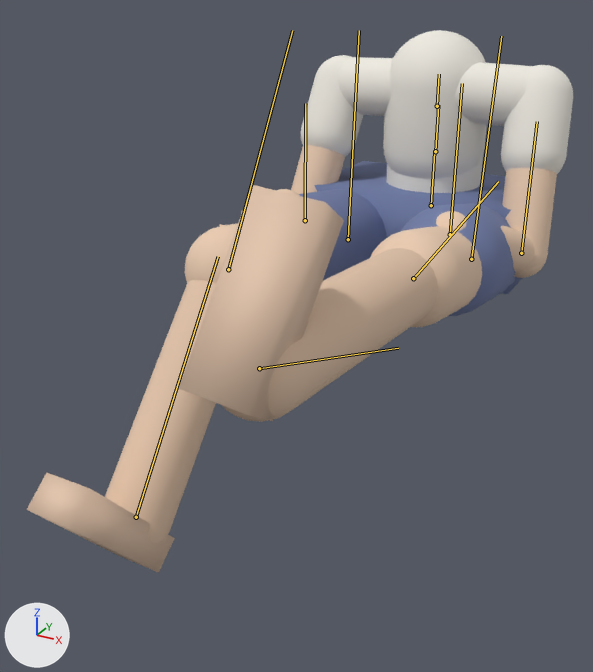
A saved change to the glTF model models/body.glb.
Before and after are seen from a 50 mm lens placed at (0.558, -1.42, 0.495), pointed at (-0.048, -0.32, -0.055). Lighting does not change. The marker at lower left points along +X, +Y and +Z. The picture after the commit comes second. Both versions are drawn at frame 134 of the action 'legs_rock'; the numbers are the values there. The bones that change, and the others that lie on the model, are drawn over the model as lines.

Objects in the first picture: 'body'.
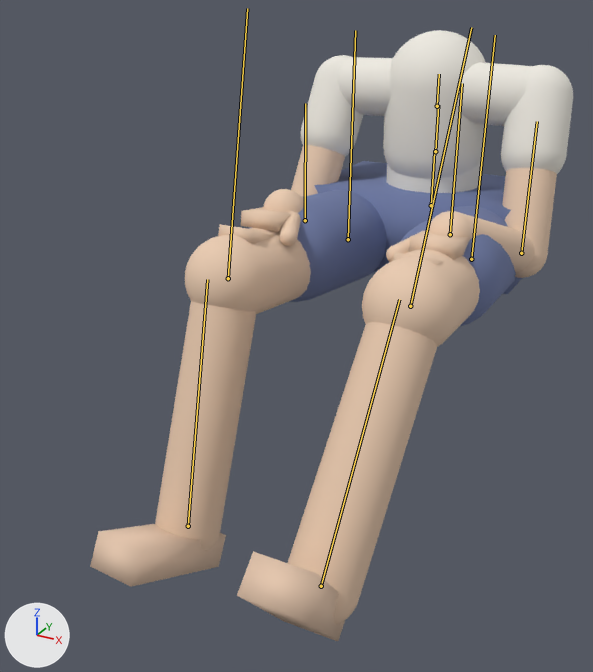
Edits to the scene script, one JSON object a line:
```json
{"block": "bone_thigh_l", "where": "bone_thigh_l = bpy.data.objects['body_rig'].pose.bones['thigh_l']  # child of 'root'"}
{"op": "set", "path": "bone_thigh_l.rotation_quaternion", "old": "(0.997, -0.077, 0.0, 0.0)", "new": "(1.0, -0.025, 0.0, 0.0)", "note": "degrees (-9, 0, 0) -> degrees (-3, 0, 0)"}
{"block": "bone_calf_l", "where": "bone_calf_l = bpy.data.objects['body_rig'].pose.bones['calf_l']  # child of 'thigh_l'"}
{"op": "set", "path": "bone_calf_l.rotation_quaternion", "old": "(0.803, -0.596, 0.0, 0.0)", "new": "(0.979, -0.203, 0.0, 0.0)", "note": "degrees (-73, 0, 0) -> degrees (-23, 0, 0)"}
{"block": "bone_foot_l", "where": "bone_foot_l = bpy.data.objects['body_rig'].pose.bones['foot_l']  # child of 'calf_l'"}
{"op": "set", "path": "bone_foot_l.rotation_quaternion", "old": "(0.973, -0.231, 0.0, 0.0)", "new": "(0.997, -0.075, 0.0, 0.0)", "note": "degrees (-27, 0, 0) -> degrees (-9, 0, 0)"}
{"block": "bone_thigh_r", "where": "bone_thigh_r = bpy.data.objects['body_rig'].pose.bones['thigh_r']  # child of 'root'"}
{"op": "set", "path": "bone_thigh_r.rotation_quaternion", "old": "(1.0, -0.029, 0.0, 0.0)", "new": "(1.0, -0.01, 0.0, 0.0)", "note": "degrees (-3, 0, 0) -> degrees (-1, 0, 0)"}
{"block": "bone_calf_r", "where": "bone_calf_r = bpy.data.objects['body_rig'].pose.bones['calf_r']  # child of 'thigh_r'"}
{"op": "set", "path": "bone_calf_r.rotation_quaternion", "old": "(0.97, -0.242, 0.0, 0.0)", "new": "(0.996, -0.084, 0.0, 0.0)", "note": "degrees (-28, 0, 0) -> degrees (-10, 0, 0)"}
{"block": "bone_foot_r", "where": "bone_foot_r = bpy.data.objects['body_rig'].pose.bones['foot_r']  # child of 'calf_r'"}
{"op": "set", "path": "bone_foot_r.rotation_quaternion", "old": "(0.999, -0.037, 0.0, 0.0)", "new": "(1.0, -0.013, 0.0, 0.0)", "note": "degrees (-4, 0, 0) -> degrees (-1, 0, 0)"}
```

Location of each change, [x1, y1, x2, y2] in pixels of the pictures (593 x 672 px):
```json
{"object": "body", "change": "posed", "before": [27, 30, 573, 573], "after": [90, 30, 573, 641], "on screen": "12% narrower, 12% taller"}
{"bone": "thigh_l", "before": "(471, 259) to (501, 36)", "after": "(471, 259) to (495, 35)"}
{"bone": "calf_l", "before": "(413, 278) to (498, 181)", "after": "(410, 306) to (471, 27)"}
{"bone": "foot_l", "before": "(259, 368) to (398, 348)", "after": "(321, 586) to (399, 299)"}
{"bone": "thigh_r", "before": "(348, 239) to (359, 30)", "after": "(348, 239) to (355, 30)"}
{"bone": "calf_r", "before": "(228, 269) to (292, 30)", "after": "(228, 278) to (247, 8)"}
{"bone": "foot_r", "before": "(136, 517) to (218, 256)", "after": "(188, 526) to (207, 279)"}
```
